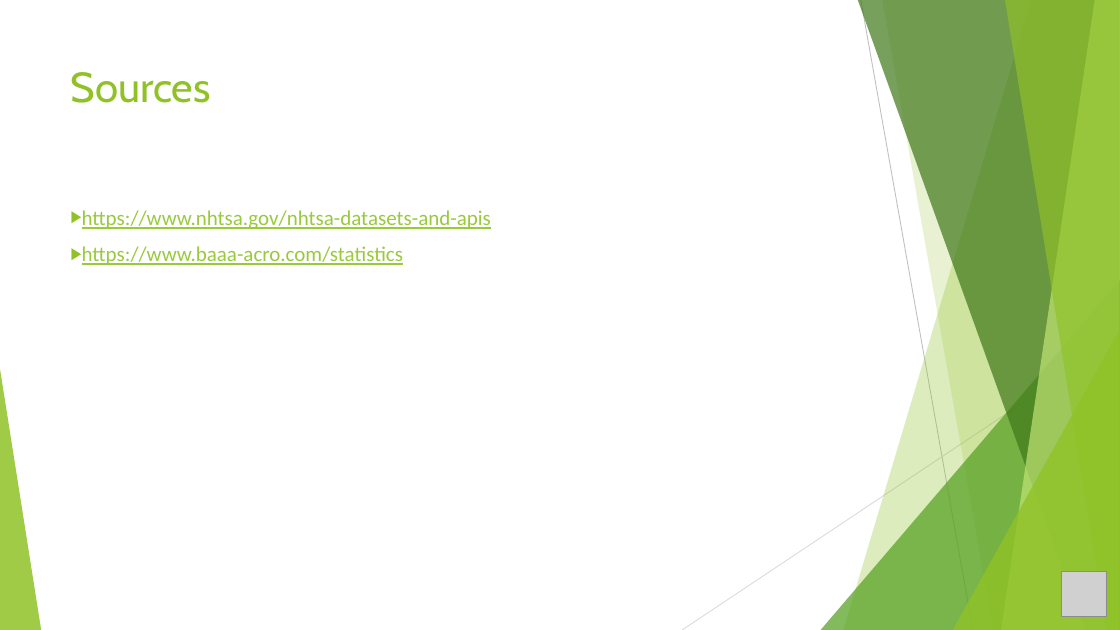
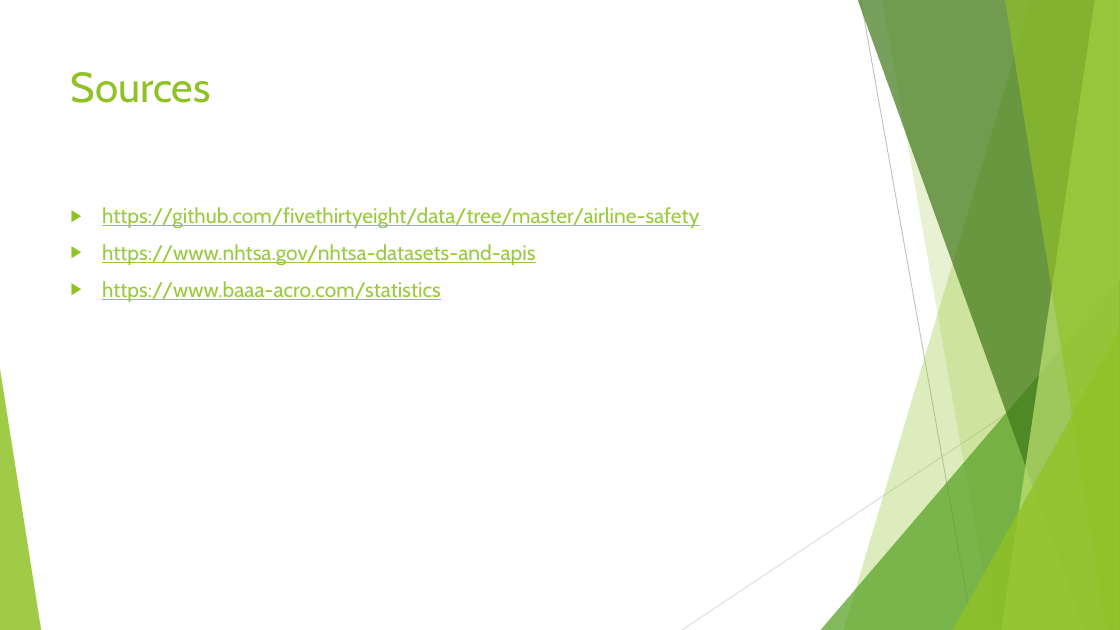
Before and after one commit to nbagam/DSC640, a slide deck: slide 20 of DSC640_NAVEEN_BAGAM_Week5&6_Presentation.pptx. Drawn at 1120x630 pixels with LibreOffice and Linux fonts; fonts in the diff are those of the drawing; grey boxes stand for pictures. Boxes give left, top, right and bottom in pixels: in the first picture for what was removed or moved away, otherwise in the second. Text is boxed around its words. In the diff, an @@ line names an element or a change of style, - is before the commit and + after.

```diff
--- a/DSC640_NAVEEN_BAGAM_Week5&6_Presentation.pptx
+++ b/DSC640_NAVEEN_BAGAM_Week5&6_Presentation.pptx
@@ text at bbox=[102, 207, 699, 229]: paragraph added @@
+▶ https://github.com/fivethirtyeight/data/tree/master/airline-safety
@@ text at bbox=[102, 244, 535, 302]: font Calibri to Cabin in "https://www.nhtsa.gov/nhtsa-datasets-and-apis", "https://www.baaa-acro.com/statistics"; indent changed; line spacing 1.07 to 1; more space between paragraphs @@
@@ picture removed at bbox=[1061, 571, 1106, 616] @@
```
Also in this commit, not shown: 17 other slides changed.
